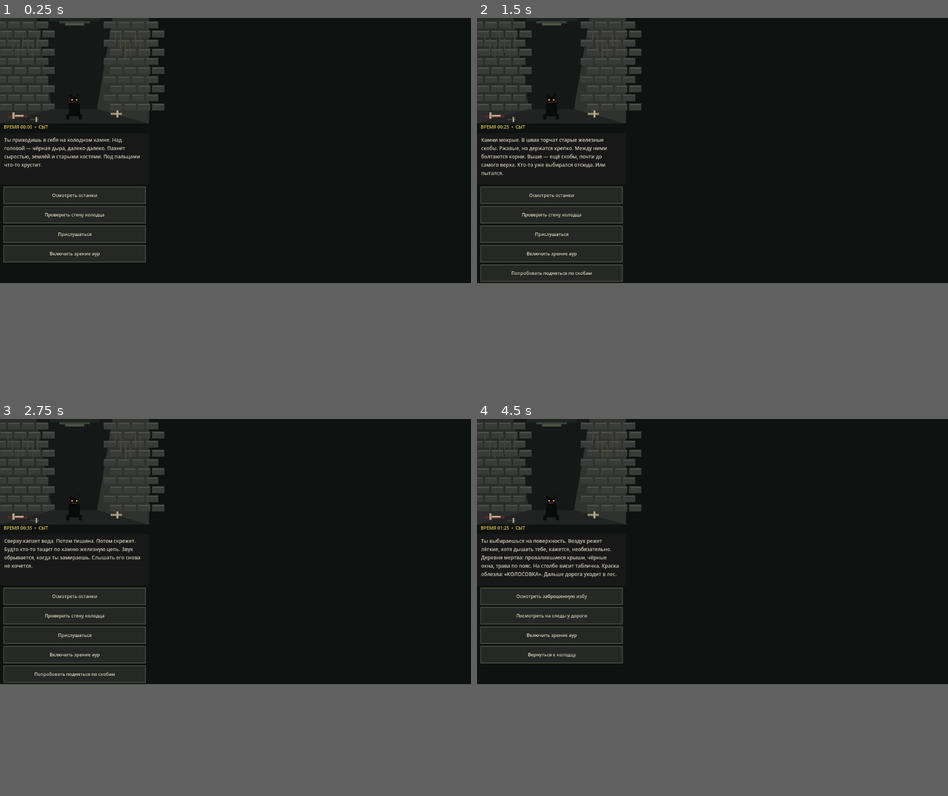
Above: before the commit, frames 1-4 (two rows, left to right).
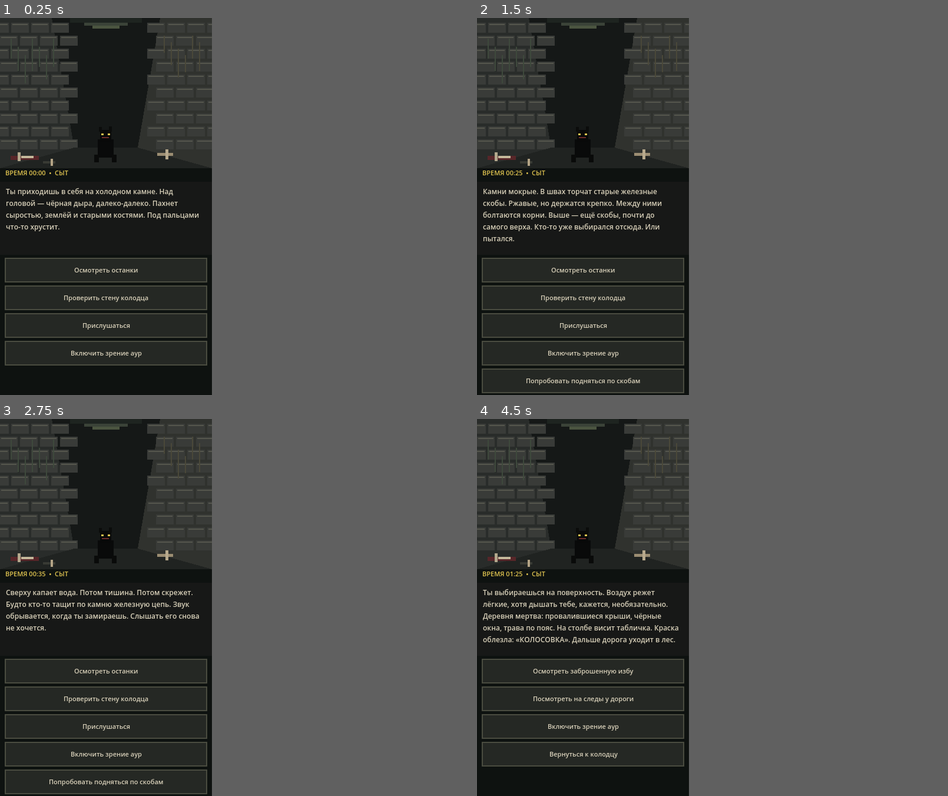
Above: after the commit, the same moments.

Repository: INFERNAL777/zone-first-exit
Game: Godot game, scene res://main.tscn
Two runs of this game, one before a commit and one after it. Both use one fixed random seed, a clock stepped at 60 frames per second and the inputs below.
Inputs:
- Up to frame 1 (0.25 s): no input
- Up to frame 2 (1.5 s): click "Осмотреть останки" at 0.5 s; click "Проверить стену колодца" at 1.25 s
- Up to frame 3 (2.75 s): click "Прислушаться" at 2 s
- Up to frame 4 (4.5 s): click "Включить зрение аур" at 2.75 s; click "Попробовать подняться по скоб…" at 3.5 s; click "Выбраться наружу" at 4.25 s
The window is 800x450 before the commit and 360x640 after it. Grey fills any space a smaller window leaves; there, only what the larger window draws over its background counts as a difference.

The runs differ from the first frame. In frame 1, 13% of the frame differs, in the area x 0-45%, y 0-93%; in frame 2, 14%; in frame 3, 14%; in frame 4, 14%.

Commit message:
Configure portrait pixel art Android project

Diff:
--- a/project.godot
+++ b/project.godot
@@ -1,48 +1,25 @@
 config_version=5
 
 [application]
-config/name="Zone: First Exit"
+config/name="Горевик: Колосовка"
 run/main_scene="res://main.tscn"
 config/features=PackedStringArray("4.3", "GL Compatibility")
-config/description="Offline first-person shooter prototype for Android"
+config/description="Пиксельный хоррор-квест о горевике в России 1995 года. Оффлайн, Android."
 
 [display]
-window/size/viewport_width=1280
-window/size/viewport_height=720
-window/size/window_width_override=1280
-window/size/window_height_override=720
-window/stretch/mode="canvas_items"
-window/handheld/orientation=0
+window/size/viewport_width=360
+window/size/viewport_height=640
+window/size/window_width_override=360
+window/size/window_height_override=640
+window/stretch/mode="viewport"
+window/stretch/aspect="expand"
+window/stretch/scale_mode="integer"
+window/handheld/orientation=1
 
 [rendering]
 renderer/rendering_method="gl_compatibility"
 renderer/rendering_method.mobile="gl_compatibility"
 textures/vram_compression/import_etc2_astc=true
-textures/default_filters/use_nearest_mipmap_filter=false
+textures/default_filters/use_nearest_mipmap_filter=true
+textures/default_filters/default_texture_filter=0
 environment/defaults/default_clear_color=Color(0.055, 0.07, 0.065, 1)
-
-[input]
-move_forward={
-"deadzone": 0.2,
-"events": [Object(InputEventKey,"physical_keycode":87)]
-}
-move_back={
-"deadzone": 0.2,
-"events": [Object(InputEventKey,"physical_keycode":83)]
-}
-move_left={
-"deadzone": 0.2,
-"events": [Object(InputEventKey,"physical_keycode":65)]
-}
-move_right={
-"deadzone": 0.2,
-"events": [Object(InputEventKey,"physical_keycode":68)]
-}
-shoot={
-"deadzone": 0.2,
-"events": [Object(InputEventMouseButton,"button_index":1)]
-}
-reload={
-"deadzone": 0.2,
-"events": [Object(InputEventKey,"physical_keycode":82)]
-}
